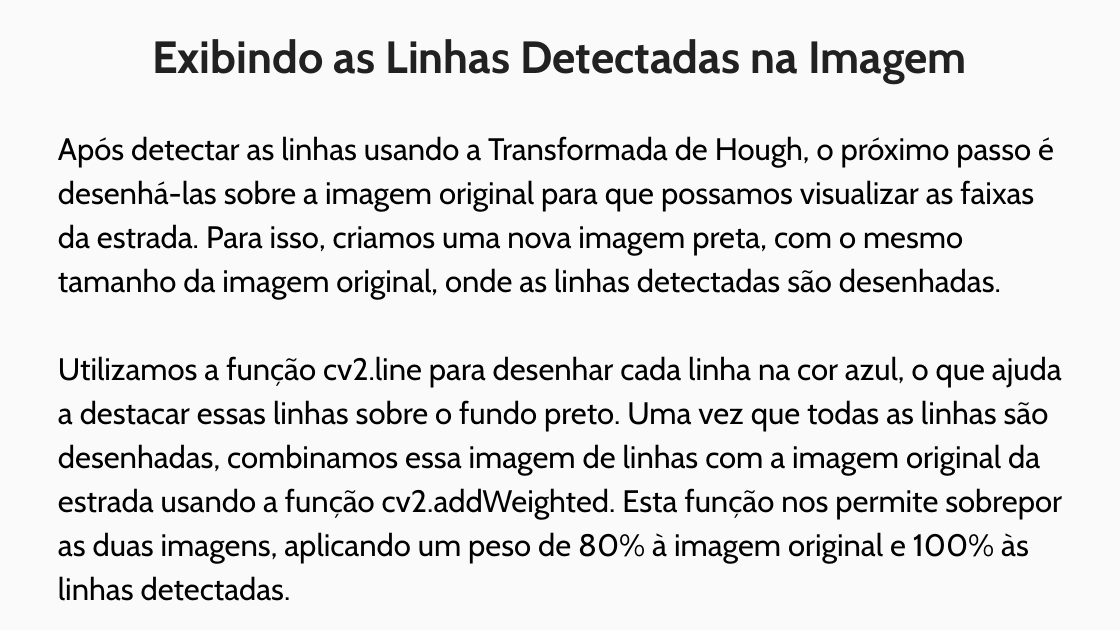
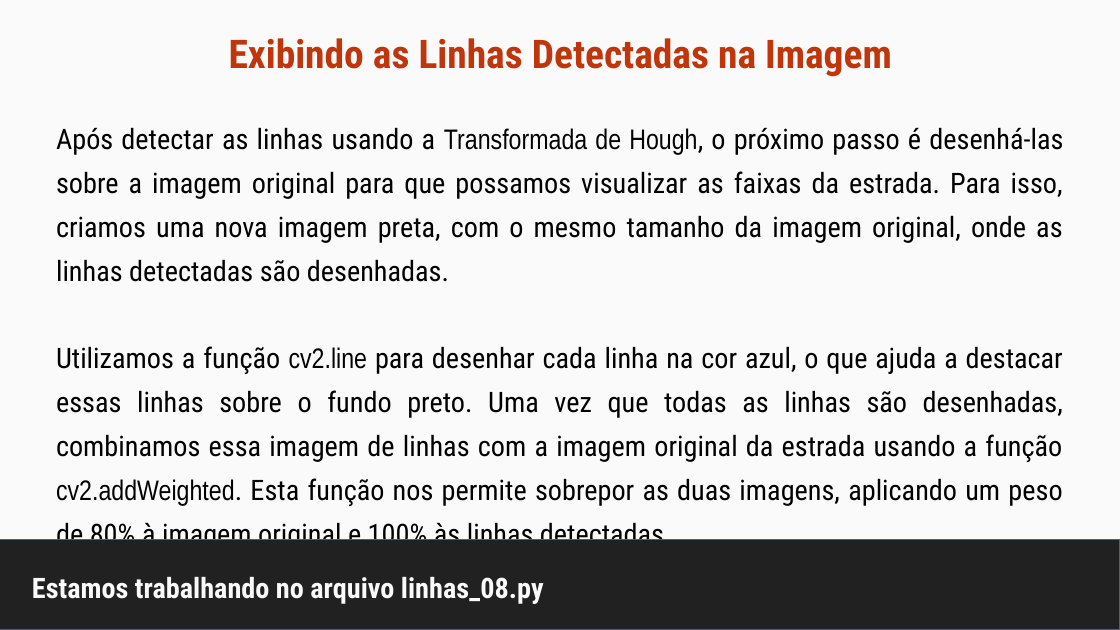
Before and after one commit to maurizioprizzi/finding_lanes, a slide deck: slide 27 of computer_vision_encounter_01.odp. Drawn at 1120x630 pixels with LibreOffice and Linux fonts; fonts in the diff are those of the drawing. Boxes give left, top, right and bottom in pixels: in the first picture for what was removed or moved away, otherwise in the second. Text is boxed around its words. In the diff, an @@ line names an element or a change of style, - is before the commit and + after.

```diff
--- a/computer_vision_encounter_01.odp
+++ b/computer_vision_encounter_01.odp
@@ title "Exibindo as Linhas Detectadas na ..." at box(229, 38, 892, 77): size 32 to 28 pt, font Cabin to Roboto Condensed, text colour #212121 to #BF360C; vertical alignment top to middle @@
@@ text "Após detectar as linhas usando ...": place and size @@
-text "Após detectar as linhas usando ..." at box(58, 136, 1062, 601)
+text "Após detectar as linhas usando ..." at box(56, 127, 1063, 551)
@@ text "Após detectar as linhas usando ..." at box(56, 127, 1063, 551): size 22 to 20 pt, font Cabin to Roboto Condensed; font Cabin to Arial Narrow in "Transformada de Hough,", "cv2.line cv2.addWeighted."; alignment left to justified @@
@@ rectangle added at box(0, 540, 1120, 630), fill #212121, outline #3465A4 0 pt @@
@@ title added at box(32, 577, 544, 604), 20 pt, text #FAFAFA, bold @@
+Estamos trabalhando no arquivo linhas_08.py
```
Also in this commit, not shown: 7 other slides changed, 2 slides removed, 2 other files.
